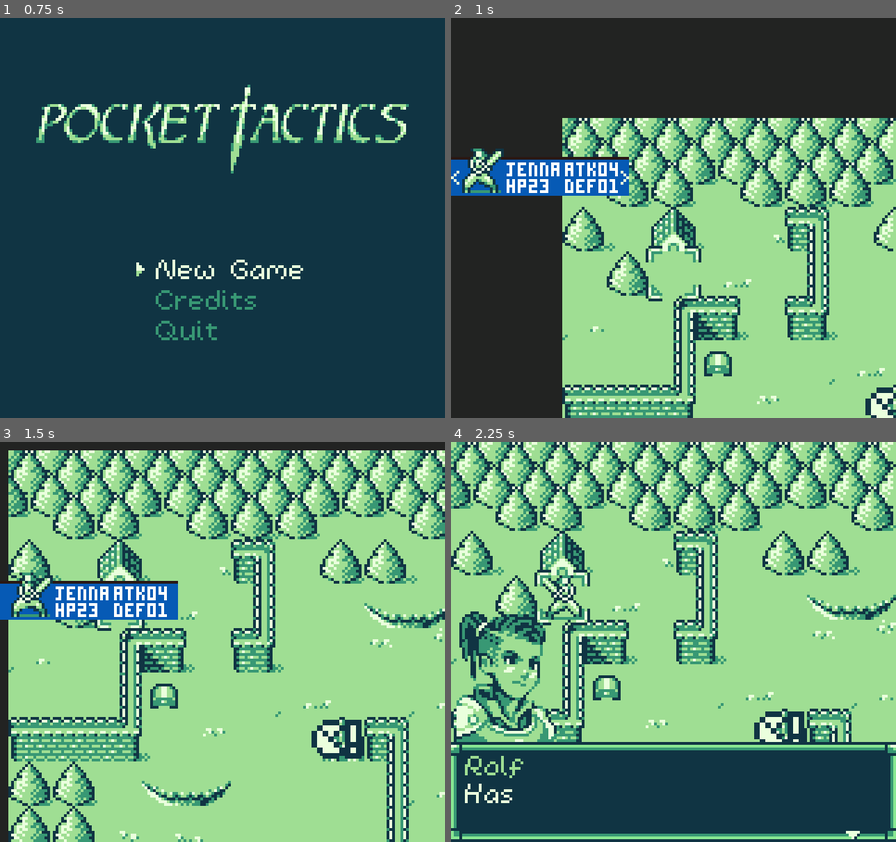
Above: before the commit, frames 1-4 (two rows, left to right).
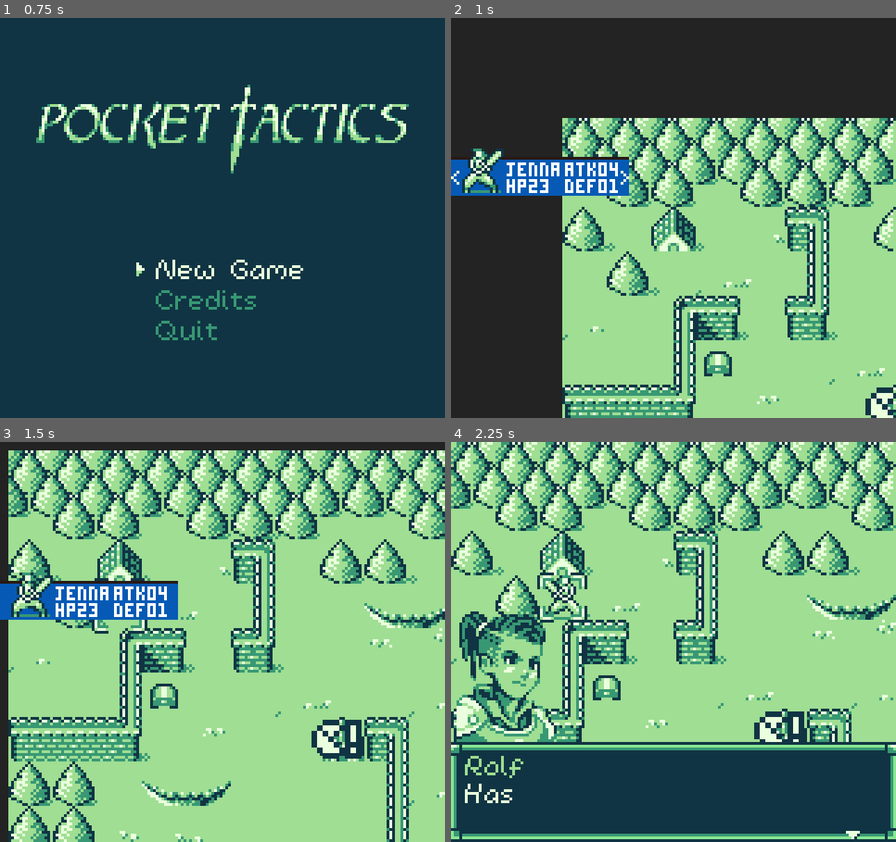
Above: after the commit, the same moments.

Repository: kevinlights/titan_tactics
Game: Godot game, scene res://scenes/landing.tscn
The game is run twice, just before and just after one commit, with the same random seed, the same clock (stepped at 60 frames per second) and the same inputs.
Inputs (mouse positions are in pixels of both pictures, inside the frame that each line leads up to):
- Up to frame 1 (0.75 s): click "New Game" at 0.5 s
- Up to frame 2 (1 s): no input
- Up to frame 3 (1.5 s): move the mouse to (320, 622) at 1.27 s; hold Right (ui_right) from 1.28 s (still down)
- Up to frame 4 (2.25 s): tap Keypad Enter (ui_accept) at 1.52 s; release Right (ui_right) at 2 s; click "Start level" at 2 s

Frame 1 is identical in both runs. In frame 2, 0.4% of the frame differs, in the area x 43-57%, y 56-71%; in frame 3, 0.3%; in frame 4, 0.6%, in the area x 18-32%, y 31-46%.

Commit message:
added blank selector

Diff:
--- a/scenes/world.tscn
+++ b/scenes/world.tscn
@@ -22,59 +22,68 @@
 
 [sub_resource type="AtlasTexture" id=3]
 atlas = ExtResource( 3 )
-region = Rect2( 80, 0, 20, 20 )
+region = Rect2( 100, 0, 20, 20 )
 
 [sub_resource type="AtlasTexture" id=4]
 atlas = ExtResource( 3 )
-region = Rect2( 80, 20, 20, 20 )
+region = Rect2( 80, 0, 20, 20 )
 
 [sub_resource type="AtlasTexture" id=5]
 atlas = ExtResource( 3 )
-region = Rect2( 40, 0, 20, 20 )
+region = Rect2( 80, 20, 20, 20 )
 
 [sub_resource type="AtlasTexture" id=6]
 atlas = ExtResource( 3 )
-region = Rect2( 40, 20, 20, 20 )
+region = Rect2( 40, 0, 20, 20 )
 
 [sub_resource type="AtlasTexture" id=7]
 atlas = ExtResource( 3 )
-region = Rect2( 60, 0, 20, 20 )
+region = Rect2( 40, 20, 20, 20 )
 
 [sub_resource type="AtlasTexture" id=8]
 atlas = ExtResource( 3 )
-region = Rect2( 60, 20, 20, 20 )
+region = Rect2( 60, 0, 20, 20 )
 
 [sub_resource type="AtlasTexture" id=9]
 atlas = ExtResource( 3 )
-region = Rect2( 20, 0, 20, 20 )
+region = Rect2( 60, 20, 20, 20 )
 
 [sub_resource type="AtlasTexture" id=10]
 atlas = ExtResource( 3 )
+region = Rect2( 20, 0, 20, 20 )
+
+[sub_resource type="AtlasTexture" id=11]
+atlas = ExtResource( 3 )
 region = Rect2( 20, 20, 20, 20 )
 
-[sub_resource type="SpriteFrames" id=11]
+[sub_resource type="SpriteFrames" id=12]
 animations = [ {
 "frames": [ SubResource( 1 ), SubResource( 2 ) ],
 "loop": true,
 "name": "default",
 "speed": 5.0
 }, {
-"frames": [ SubResource( 3 ), SubResource( 4 ) ],
+"frames": [ SubResource( 3 ) ],
+"loop": true,
+"name": "blank",
+"speed": 5.0
+}, {
+"frames": [ SubResource( 4 ), SubResource( 5 ) ],
 "loop": true,
 "name": "heal",
 "speed": 5.0
 }, {
-"frames": [ SubResource( 5 ), SubResource( 6 ) ],
+"frames": [ SubResource( 6 ), SubResource( 7 ) ],
 "loop": true,
 "name": "attack",
 "speed": 5.0
 }, {
-"frames": [ SubResource( 7 ), SubResource( 8 ) ],
+"frames": [ SubResource( 8 ), SubResource( 9 ) ],
 "loop": true,
 "name": "guard",
 "speed": 3.0
 }, {
-"frames": [ SubResource( 9 ), SubResource( 10 ) ],
+"frames": [ SubResource( 10 ), SubResource( 11 ) ],
 "loop": true,
 "name": "cantmove",
 "speed": 5.0
@@ -96,9 +105,8 @@
 
 [node name="select" type="AnimatedSprite" parent="."]
 z_as_relative = false
-frames = SubResource( 11 )
-animation = "attack"
-frame = 1
+frames = SubResource( 12 )
+animation = "blank"
 playing = true
 centered = false
 offset = Vector2( -2, -2 )
Not shown: 1 places in scenes/world.tscn that only renumber resources
